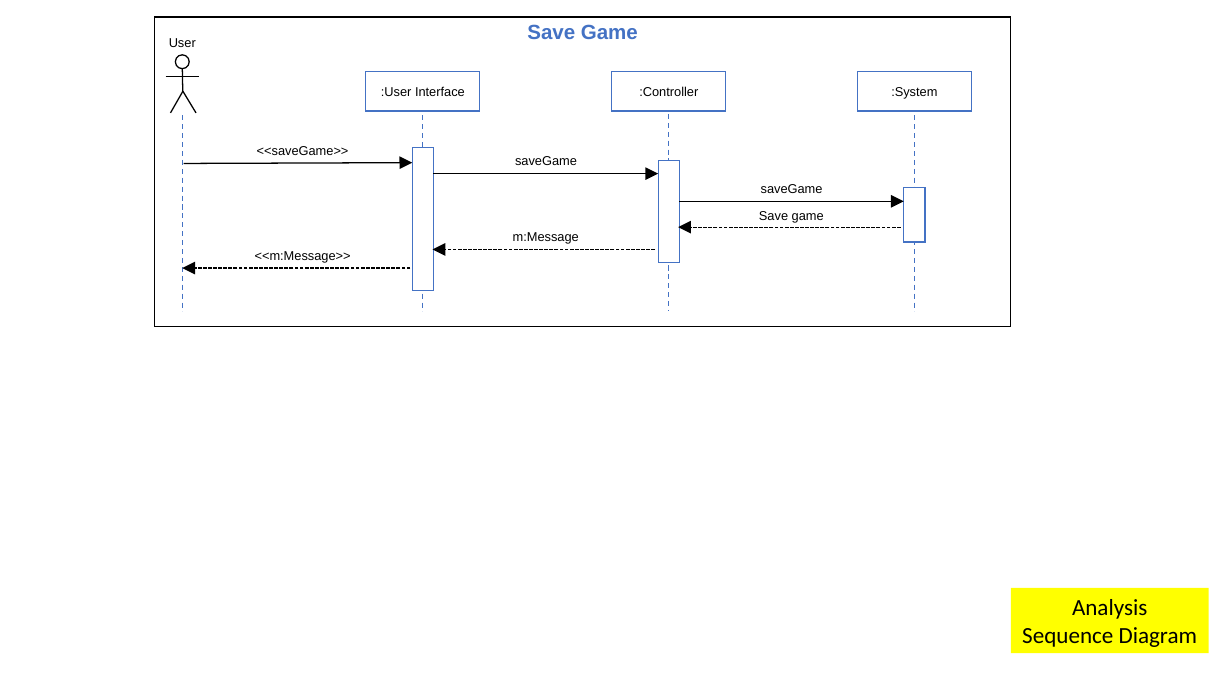
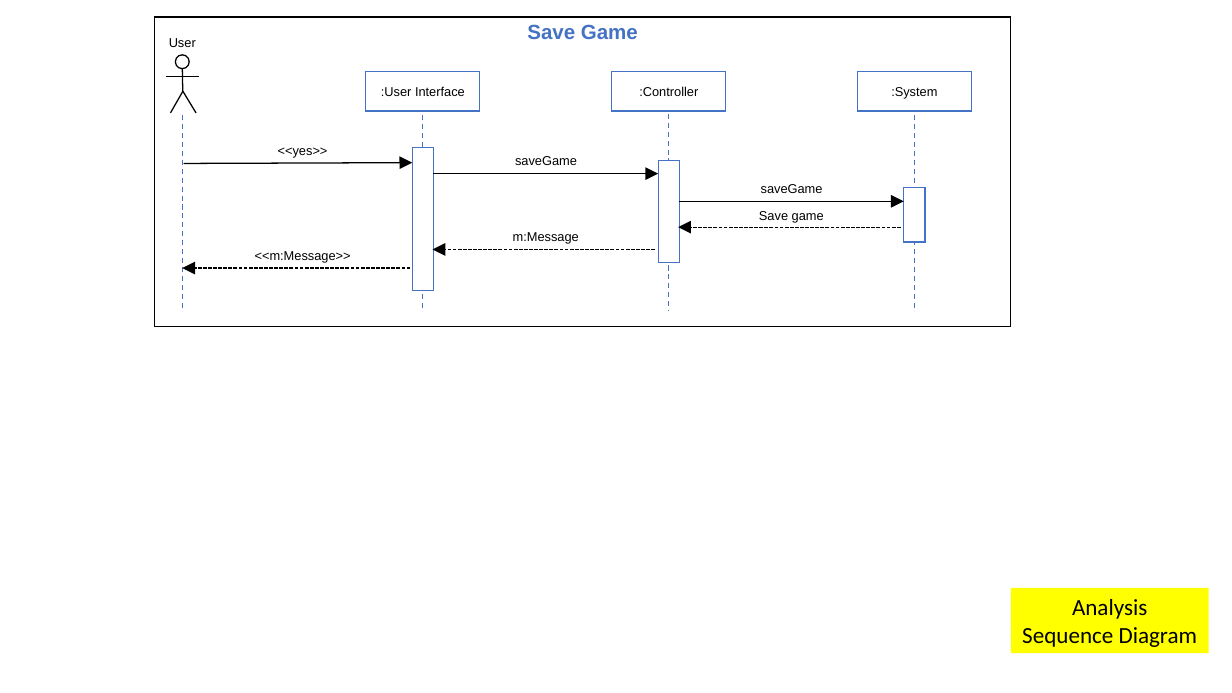
Before and after one commit to Eezby/Project-Burger, a slide deck: slide 8 of Documents/Deliverable drafts_&_templates/Deliverable 2/Sequence Diagram Source Graphics.pptx. Drawn at 1232x693 pixels with LibreOffice and Linux fonts; fonts in the diff are those of the drawing. Boxes give left, top, right and bottom in pixels: in the first picture for what was removed or moved away, otherwise in the second. Text is boxed around its words. In the diff, an @@ line names an element or a change of style, - is before the commit and + after.

```diff
--- a/Documents/Deliverable drafts_&_templates/Deliverable 2/Sequence Diagram Source Graphics.pptx
+++ b/Documents/Deliverable drafts_&_templates/Deliverable 2/Sequence Diagram Source Graphics.pptx
@@ text at [278, 147, 328, 158]: text changed @@
-<<saveGame>>
+<<yes>>
```
Also in this commit, not shown: 7 other slides changed, 2 other files.
